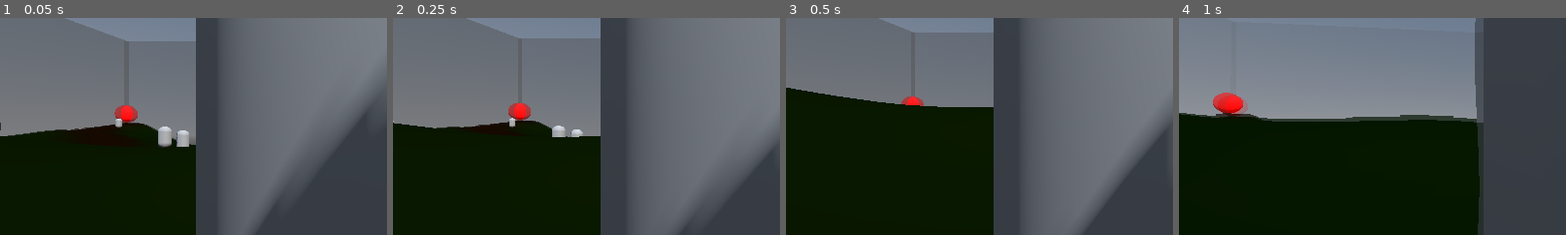
Above: before the commit, frames 1-4 (left to right).
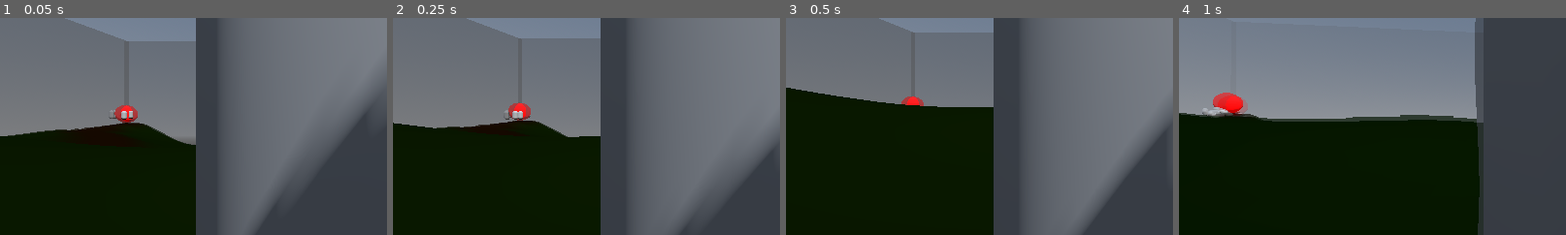
Above: after the commit, the same moments.

Repository: dchaffey/vsi-project
Game: Godot game, scene res://scenes/node_3d.tscn
Two runs of this game, one before a commit and one after it. Both use one fixed random seed, a clock stepped at 60 frames per second and the inputs below.
Inputs (mouse positions are % of the whole screen's width and height, from its top left):
- Up to frame 1 (0.05 s): no input
- Up to frame 2 (0.25 s): no input
- Up to frame 3 (0.5 s): no input
- Up to frame 4 (1 s): tap Enter at 0.5 s; move the mouse to (55, 50) at 0.52 s; hold W from 0.53 s (still down); tap Q at 0.6 s; tap Space at 0.77 s
The pictures show only the part of the screen within x 0-50%, y 23-73%; the shares and areas given below are measured in that part.

The runs differ from the first frame. In frame 1, 0.7% of the frame differs, in the area x 0-49%, y 42-60%; in frame 2, 0.4%; in frame 3, nothing differs; in frame 4, 0.2%.

Commit message:
enemy pathfinding

Diff:
--- /dev/null
+++ b/scripts/enemy.gd
@@ -0,0 +1,74 @@
+extends RigidBody3D
+
+## Reference to the terrain node (set by the spawner).
+var terrain: StaticBody3D
+
+## Movement speed in world units per second.
+var move_speed: float = 5.0
+## How strongly the enemy is pulled toward the terrain surface height.
+## Higher = snappier correction, lower = floatier.
+var height_correction_strength: float = 10.0
+## Half-size of the axis-aligned rectangle around the goal used for arrival
+## detection (in world units). Cheaper than a distance check.
+var goal_reach_half_size: float = 2.0
+
+## Cached goal position (world space, XZ only).
+var _goal_pos := Vector3.ZERO
+## Cached start positions (world space).
+var _start_positions: Array = []
+## RNG for picking a random start on respawn.
+var _rng := RandomNumberGenerator.new()
+
+
+func _ready() -> void:
+	_rng.randomize()
+	if terrain:
+		_goal_pos = terrain.get_goal_world_position()
+		_start_positions = terrain.get_start_world_positions()
+
+
+func _physics_process(delta: float) -> void:
+	if not terrain:
+		return
+
+	var pos := global_position
+
+	# --- Flow field movement ---
+	var flow: Vector2 = terrain.get_flow_direction(pos.x, pos.z)
+	if flow != Vector2.ZERO:
+		var desired_vel := Vector3(flow.x, 0.0, flow.y).normalized() * move_speed
+		# Blend toward desired velocity on XZ, preserving Y physics (gravity, knockback)
+		var current_vel := linear_velocity
+		var corrected := Vector3(
+			lerpf(current_vel.x, desired_vel.x, clampf(delta * 5.0, 0.0, 1.0)),
+			current_vel.y,
+			lerpf(current_vel.z, desired_vel.z, clampf(delta * 5.0, 0.0, 1.0)),
+		)
+		linear_velocity = corrected
+
+	# --- Height correction ---
+	# Gently push Y velocity toward terrain surface so enemies don't fly off
+	# or sink through after knockback.
+	var target_y: float = terrain.get_height_at(pos.x, pos.z) + 1.0  # capsule half-height offset
+	var y_error: float = target_y - pos.y
+	# Only correct downward drift or when close to surface; let big upward
+	# knockback play out naturally before correcting.
+	if absf(y_error) < 5.0:
+		linear_velocity.y += y_error * height_correction_strength * delta
+
+	# --- Goal arrival check (axis-aligned rectangle on XZ plane) ---
+	if absf(pos.x - _goal_pos.x) < goal_reach_half_size \
+		and absf(pos.z - _goal_pos.z) < goal_reach_half_size:
+		_respawn_at_start()
+
+
+## Teleport the enemy back to a random road start position.
+func _respawn_at_start() -> void:
+	if _start_positions.size() == 0:
+		return
+
+	var start_pos: Vector3 = _start_positions[_rng.randi_range(0, _start_positions.size() - 1)]
+	# Place above the surface so the enemy doesn't clip into terrain
+	global_position = start_pos + Vector3(0.0, 2.0, 0.0)
+	linear_velocity = Vector3.ZERO
+	angular_velocity = Vector3.ZERO
--- a/scripts/terrain.gd
+++ b/scripts/terrain.gd
@@ -83,6 +83,16 @@
 # Per-vertex road blend factor [x][z] in [0, 1]. 1 = full road, 0 = terrain.
 var _road_blend: Array = []
 var _rebuild_queued := false
+
+## Flow field for enemy navigation. Computed once during initial build.
+## [x][z] of Vector2 — normalized direction to move toward the nearest road,
+## then along the road toward the goal. Zero vector if no paths exist.
+var flow_field: Array = []
+## Distance-to-nearest-road field. [x][z] of float. 0.0 = on the road.
+## INF if no paths exist.
+var path_distance: Array = []
+## Whether the flow field has been computed. Once true, rebuilds skip recomputation.
+var _flow_field_built := false
 
 
 func _ready() -> void:
@@ -124,6 +134,10 @@
 		if paths.size() > 0:
 			_stamp_roads(height_map, paths)
 		print("Roads: %d path(s) found from %d start(s)." % [paths.size(), road_starts.size()])
+
+	# --- Flow field (computed once, never recomputed) ---
+	if not _flow_field_built:
+		_build_flow_field(paths)
 
 	var array_mesh := _create_terrain_mesh(height_map)
 
@@ -465,6 +479,262 @@
 
 
 # ---------------------------------------------------------------------------
+# Flow field — precomputed navigation for enemies
+# ---------------------------------------------------------------------------
+
+## Build the flow field and distance field from the computed road paths.
+## This is called once during the first _rebuild() and never recomputed.
+##
+## Algorithm:
+##   1. Walk each path from start→goal, recording per-cell flow direction
+##      (pointing toward the goal along the path) and distance-to-goal.
+##   2. Expand path cells outward by road_width/2 so the entire road surface
+##      is marked as "on-road" (path_distance = 0).
+##   3. BFS flood-fill from all road cells outward. Every off-road cell gets
+##      a direction vector pointing toward its nearest road cell, and a
+##      distance value equal to the grid-step distance to that road cell.
+##
+## The result is two grids:
+##   flow_field [x][z] — Vector2 direction to follow
+##   path_distance [x][z] — 0.0 on road, >0 off road
+func _build_flow_field(paths: Array) -> void:
+	# Initialise grids
+	flow_field = []
+	path_distance = []
+	for x in range(terrain_width):
+		var flow_row: Array = []
+		flow_row.resize(terrain_depth)
+		var dist_row: Array = []
+		dist_row.resize(terrain_depth)
+		for z in range(terrain_depth):
+			flow_row[z] = Vector2.ZERO
+			dist_row[z] = INF
+		flow_field.append(flow_row)
+		path_distance.append(dist_row)
+
+	if paths.size() == 0:
+		print("Flow field: no paths provided, field left empty.")
+		return
+
+	# ----- Step 1: Mark path centerline cells with goal-directed flow -----
+	# For each path cell, store the direction toward the goal (next cell in path)
+	# and the distance-to-goal along the path. When paths overlap, keep the
+	# shorter distance-to-goal.
+	# We also store the goal-distance separately for the on-road BFS seeding.
+	var goal_dist_map: Dictionary = {}  # Vector2i -> float (distance to goal along path)
+
+	for path in paths:
+		if path.size() < 2:
+			continue
+
+		# Compute cumulative distance from goal backward along the path.
+		# path[0] = start, path[-1] = goal
+		var cum_dist := PackedFloat64Array()
+		cum_dist.resize(path.size())
+		cum_dist[path.size() - 1] = 0.0
+		for i in range(path.size() - 2, -1, -1):
+			var dx: float = float(path[i + 1].x - path[i].x)
+			var dz: float = float(path[i + 1].y - path[i].y)
+			var seg_len: float = sqrt(dx * dx + dz * dz)
+			cum_dist[i] = cum_dist[i + 1] + seg_len
+
+		for i in range(path.size()):
+			var cell: Vector2i = path[i]
+			var d_to_goal: float = cum_dist[i]
+
+			# Only overwrite if this path offers a shorter route to goal
+			if not goal_dist_map.has(cell) or d_to_goal < goal_dist_map[cell]:
+				goal_dist_map[cell] = d_to_goal
+
+				# Direction: point toward next cell in path (toward goal)
+				var dir := Vector2.ZERO
+				if i < path.size() - 1:
+					var next: Vector2i = path[i + 1]
+					dir = Vector2(float(next.x - cell.x), float(next.y - cell.y)).normalized()
+				elif i > 0:
+					# Goal cell: continue in the direction we arrived from
+					var prev: Vector2i = path[i - 1]
+					dir = Vector2(float(cell.x - prev.x), float(cell.y - prev.y)).normalized()
+
+				flow_field[cell.x][cell.y] = dir
+				path_distance[cell.x][cell.y] = 0.0
+
+	# ----- Step 2: Expand road surface (half-width around centerline) -----
+	# BFS from centerline cells outward up to road_width/2 cells.
+	# These cells are "on-road" (path_distance = 0) and inherit the flow
+	# direction of their nearest centerline cell.
+	var half_w_cells: float = road_width * 0.5
+	var road_queue: Array = []  # [Vector2i cell, float dist_from_center, Vector2 flow_dir, float goal_dist]
+	for cell in goal_dist_map:
+		road_queue.append([cell, 0.0, flow_field[cell.x][cell.y], goal_dist_map[cell]])
+
+	var cardinal_dirs := [
+		Vector2i(-1, 0), Vector2i(1, 0), Vector2i(0, -1), Vector2i(0, 1),
+	]
+	var diagonal_dirs := [
+		Vector2i(-1, -1), Vector2i(-1, 1), Vector2i(1, -1), Vector2i(1, 1),
+	]
+	var all_dirs := cardinal_dirs + diagonal_dirs
+
+	# Track which cells have been claimed by road expansion (separate from
+	# centerline so we don't overwrite centerline cells with worse data).
+	var road_visited: Dictionary = {}
+	for cell in goal_dist_map:
+		road_visited[cell] = true
+
+	var qi := 0
+	while qi < road_queue.size():
+		var entry: Array = road_queue[qi]
+		qi += 1
+		var cell: Vector2i = entry[0]
+		var dist_from_center: float = entry[1]
+		var inherited_flow: Vector2 = entry[2]
+		var inherited_goal_dist: float = entry[3]
+
+		for dir in all_dirs:
+			var nb: Vector2i = cell + dir
+			if not _in_bounds(nb) or road_visited.has(nb):
+				continue
+
+			var step: float = 1.0 if (dir.x == 0 or dir.y == 0) else 1.41421356
+			var new_dist: float = dist_from_center + step
+			if new_dist > half_w_cells:
+				continue
+
+			road_visited[nb] = true
+			flow_field[nb.x][nb.y] = inherited_flow
+			path_distance[nb.x][nb.y] = 0.0
+			road_queue.append([nb, new_dist, inherited_flow, inherited_goal_dist])
+
+	# ----- Step 3: BFS flood-fill for off-road cells -----
+	# Seed the BFS with all road cells (path_distance == 0). Every off-road
+	# cell gets a flow direction pointing toward its nearest road cell.
+	var bfs_queue: Array = []  # [Vector2i cell]
+	for x in range(terrain_width):
+		for z in range(terrain_depth):
+			if path_distance[x][z] == 0.0:
+				bfs_queue.append(Vector2i(x, z))
+
+	var bi := 0
+	while bi < bfs_queue.size():
+		var cell: Vector2i = bfs_queue[bi]
+		bi += 1
+		var current_dist: float = path_distance[cell.x][cell.y]
+
+		for dir in all_dirs:
+			var nb: Vector2i = cell + dir
+			if not _in_bounds(nb):
+				continue
+
+			var step: float = 1.0 if (dir.x == 0 or dir.y == 0) else 1.41421356
+			var new_dist: float = current_dist + step
+
+			if new_dist < path_distance[nb.x][nb.y]:
+				path_distance[nb.x][nb.y] = new_dist
+				# Direction: point from nb toward cell (i.e., toward the road)
+				flow_field[nb.x][nb.y] = Vector2(float(cell.x - nb.x), float(cell.y - nb.y)).normalized()
+				bfs_queue.append(nb)
+
+	_flow_field_built = true
+	print("Flow field built (%dx%d, %d road cells, %d total cells)." % [
+		terrain_width, terrain_depth, road_visited.size(), terrain_width * terrain_depth])
+
+
+# ---------------------------------------------------------------------------
+# Flow field queries — public API for enemies / AI
+# ---------------------------------------------------------------------------
+
+## Convert world coordinates to continuous grid coordinates, clamped to bounds.
+## Returns Vector2(gx, gz). Shared by all world→grid query helpers.
+func _world_to_grid(wx: float, wz: float) -> Vector2:
+	var half_w: float = (terrain_width - 1) * cell_size * 0.5
+	var half_d: float = (terrain_depth - 1) * cell_size * 0.5
+	var gx: float = clampf((wx + half_w) / cell_size, 0.0, float(terrain_width - 1))
+	var gz: float = clampf((wz + half_d) / cell_size, 0.0, float(terrain_depth - 1))
+	return Vector2(gx, gz)
+
+
+## Returns the flow direction at a world-space (wx, wz) position.
+## The returned Vector2 is a normalised direction in grid space (x, z).
+## To use as a 3D velocity: Vector3(dir.x, 0, dir.y).normalized() * speed.
+## Returns Vector2.ZERO if the flow field has not been built.
+func get_flow_direction(wx: float, wz: float) -> Vector2:
+	if flow_field.size() == 0:
+		return Vector2.ZERO
+
+	var g := _world_to_grid(wx, wz)
+	var x0 := mini(int(g.x), terrain_width - 2)
+	var z0 := mini(int(g.y), terrain_depth - 2)
+	var x1 := x0 + 1
+	var z1 := z0 + 1
+	var fx: float = g.x - float(x0)
+	var fz: float = g.y - float(z0)
+
+	# Bilinear interpolation of the flow vectors
+	var f00: Vector2 = flow_field[x0][z0]
+	var f10: Vector2 = flow_field[x1][z0]
+	var f01: Vector2 = flow_field[x0][z1]
+	var f11: Vector2 = flow_field[x1][z1]
+
+	var flow := f00 * (1.0 - fx) * (1.0 - fz) \
+			  + f10 * fx * (1.0 - fz) \
+			  + f01 * (1.0 - fx) * fz \
+			  + f11 * fx * fz
+
+	return flow.normalized() if flow.length_squared() > 0.0001 else Vector2.ZERO
+
+
+## Returns the interpolated distance to the nearest road at a world-space
+## (wx, wz) position. 0.0 means on the road. Units are in grid cells.
+## Returns INF if the flow field has not been built.
+func get_path_distance(wx: float, wz: float) -> float:
+	if path_distance.size() == 0:
+		return INF
+
+	var g := _world_to_grid(wx, wz)
+	var x0 := mini(int(g.x), terrain_width - 2)
+	var z0 := mini(int(g.y), terrain_depth - 2)
+	var x1 := x0 + 1
+	var z1 := z0 + 1
+	var fx: float = g.x - float(x0)
+	var fz: float = g.y - float(z0)
+
+	var d00: float = path_distance[x0][z0]
+	var d10: float = path_distance[x1][z0]
+	var d01: float = path_distance[x0][z1]
+	var d11: float = path_distance[x1][z1]
+
+	return d00 * (1.0 - fx) * (1.0 - fz) \
+		 + d10 * fx * (1.0 - fz) \
+		 + d01 * (1.0 - fx) * fz \
+		 + d11 * fx * fz
+
+
+## Returns true if the world-space (wx, wz) position is on or very near a road.
+## Uses a small threshold (0.5 grid cells) to account for interpolation.
+func is_on_road(wx: float, wz: float) -> bool:
+	return get_path_distance(wx, wz) < 0.5
+
+
+## Returns the world-space position of the road goal (Vector3, Y = terrain height).
+func get_goal_world_position() -> Vector3:
+	var half_w: float = (terrain_width - 1) * cell_size * 0.5
+	var half_d: float = (terrain_depth - 1) * cell_size * 0.5
+	return _grid_to_world(road_goal, half_w, half_d)
+
+
+## Returns an array of world-space Vector3 positions for each road start point.
+func get_start_world_positions() -> Array:
+	var half_w: float = (terrain_width - 1) * cell_size * 0.5
+	var half_d: float = (terrain_depth - 1) * cell_size * 0.5
+	var positions: Array = []
+	for start in road_starts:
+		if _in_bounds(start):
+			positions.append(_grid_to_world(start, half_w, half_d))
+	return positions
+
+
+# ---------------------------------------------------------------------------
 # Mesh construction
 # ---------------------------------------------------------------------------
 
--- a/scripts/world.gd
+++ b/scripts/world.gd
@@ -79,20 +79,29 @@
 
 func spawn_enemies() -> void:
 	var rng = RandomNumberGenerator.new()
-	# Terrain half-extents for random placement within bounds
-	var half_w: float = (terrain.terrain_width - 1) * terrain.cell_size * 0.5
-	var half_d: float = (terrain.terrain_depth - 1) * terrain.cell_size * 0.5
+	var start_positions: Array = terrain.get_start_world_positions()
+	if start_positions.size() == 0:
+		print("No road starts — skipping enemy spawn.")
+		return
+
+	var enemy_script = load("res://scripts/enemy.gd")
 
 	for i in range(30):
 		var enemy = RigidBody3D.new()
-		var x = rng.randf_range(-half_w + 5.0, half_w - 5.0)
-		var z = rng.randf_range(-half_d + 5.0, half_d - 5.0)
-		var y = terrain.get_height_at(x, z) + 2.0  # Spawn above the surface
+		# Pick a random road start and offset slightly so they don't all stack
+		var start_pos: Vector3 = start_positions[rng.randi_range(0, start_positions.size() - 1)]
+		var x: float = start_pos.x + rng.randf_range(-2.0, 2.0)
+		var z: float = start_pos.z + rng.randf_range(-2.0, 2.0)
+		var y: float = terrain.get_height_at(x, z) + 2.0
 		enemy.position = Vector3(x, y, z)
 		enemy.mass = 1.0
 		enemy.name = "Enemy_" + str(i)
 		enemy.collision_layer = 2 # Layer 2
 		enemy.collision_mask = 1 | 2 | 4 # Ground, Enemies, Player
+
+		# Attach the enemy AI script
+		enemy.set_script(enemy_script)
+		enemy.terrain = terrain
 
 		# Mesh
 		var mesh_instance = MeshInstance3D.new()
Not shown, added: scripts/enemy.gd.uid
